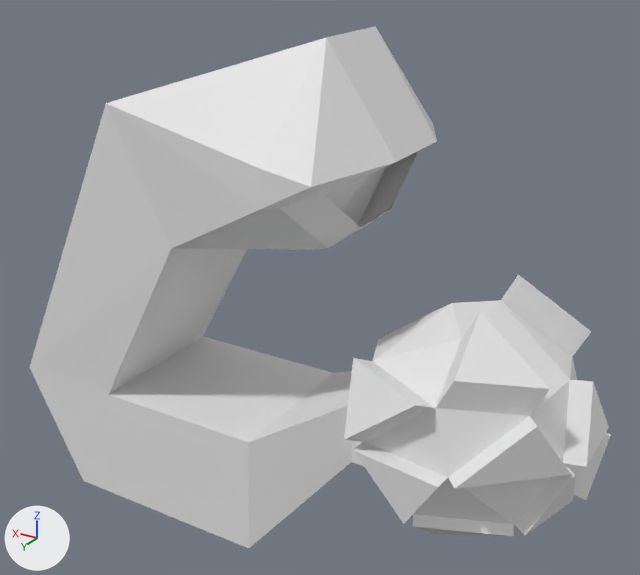
The Blender file assets/3D/creatures/gemGuyTwo/gemGuyTwo.blend: old version first, new version second.
Rendered twice from a camera (50 mm lens) standing at (-3.62, 4.14, 3.64) and looking at (-1.12, -0.03, 1.55). The axes (+X, +Y, +Z) are drawn at lower left. The lights are the same throughout. The picture after the commit comes second.
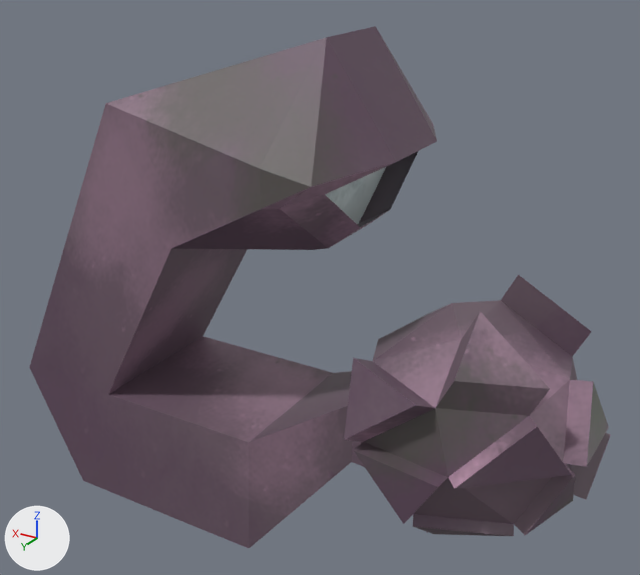
Pixel boxes (x1, y1, x2, y2) of what changed, in the pictures (640 x 575 px):
'Cube', surface changed (darker): (29, 26, 611, 548) in both

The edits, one by one:
Picture 'gemGuyTwoTexture' (img_gemguytwotexture) is new.
In material 'Material' (mat_material), base_color is no longer (0.8, 0.8, 0.8), white #e7e7e7.
In material 'Material' (mat_material), texture is now set to img_gemguytwotexture.
me_cube has 113 vertices, 251 faces and spans x -2.09..1.57, y -0.83..0.73, z -1.32..1.71.
me_cube is used by ob_cube; location (-0.771, 0.09, 1.33).
me_cube part 1: texture (UV) coordinates of 251 of 251 faces, centred in x -2.08..1.44, y -0.79..0.69, z -1.32..1.58, changed; they spanned u 0.0..1.0, v -0.01..0.93 and now span u 0.01..0.97, v 0.01..0.99.
